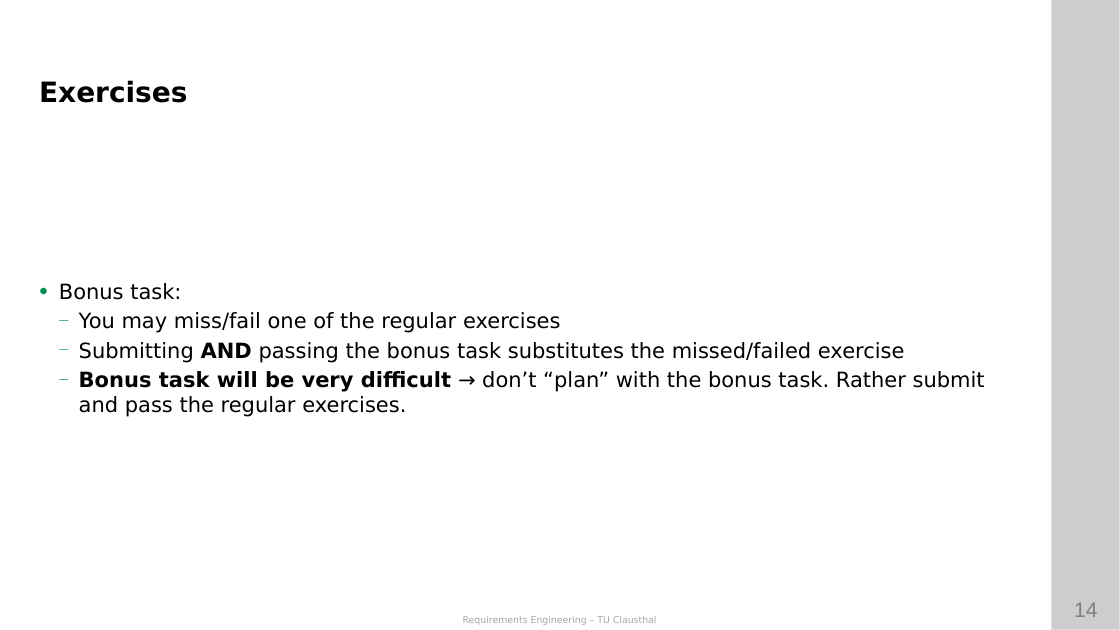
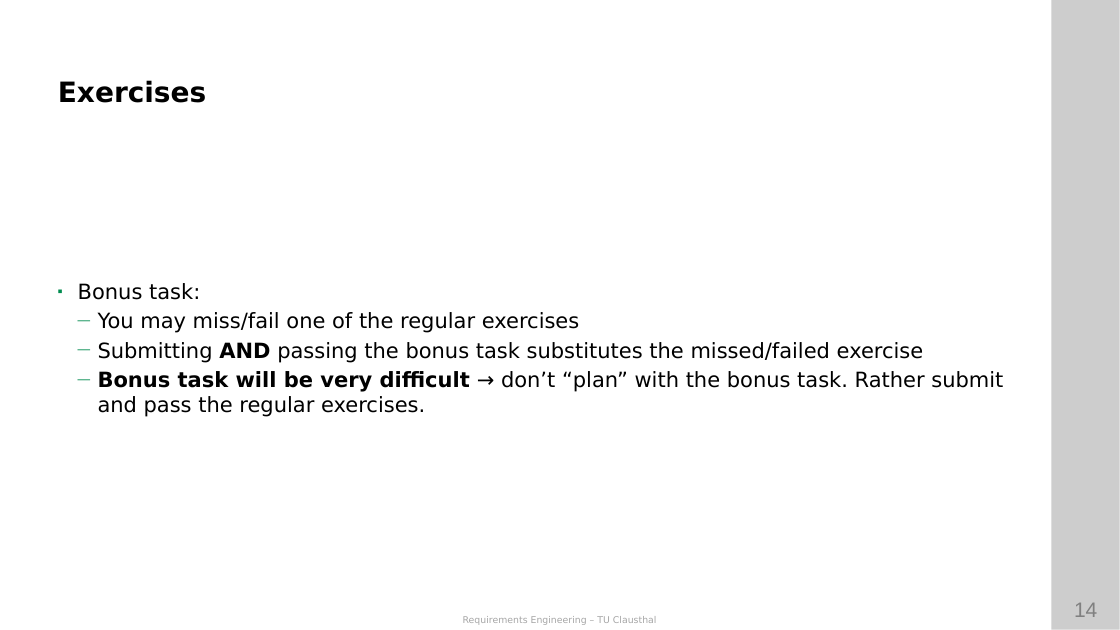
Before and after one commit to ETCE-LAB/teaching-material, a slide deck: slide 14 of Requirements-Engineering/RE-L00-Organization.pptx. Drawn at 1120x630 pixels with LibreOffice and Linux fonts; fonts in the diff are those of the drawing; background and template pictures are left out. Boxes give left, top, right and bottom in pixels: in the first picture for what was removed or moved away, otherwise in the second. Text is boxed around its words. In the diff, an @@ line names an element or a change of style, - is before the commit and + after.

```diff
--- a/Requirements-Engineering/RE-L00-Organization.pptx
+++ b/Requirements-Engineering/RE-L00-Organization.pptx
@@ text "Exercises": place and size @@
-text "Exercises" at box(39, 80, 187, 103)
+text "Exercises" at box(58, 80, 206, 103)
@@ text "Bonus task:": place and size @@
-text "Bonus task:" at box(59, 283, 985, 417)
+text "Bonus task:" at box(78, 283, 1003, 417)
@@ text "Bonus task:" at box(78, 283, 1003, 417): bullet • to ◾; indent changed @@
```
Also in this commit, not shown: 15 other slides changed, 1 other file.
